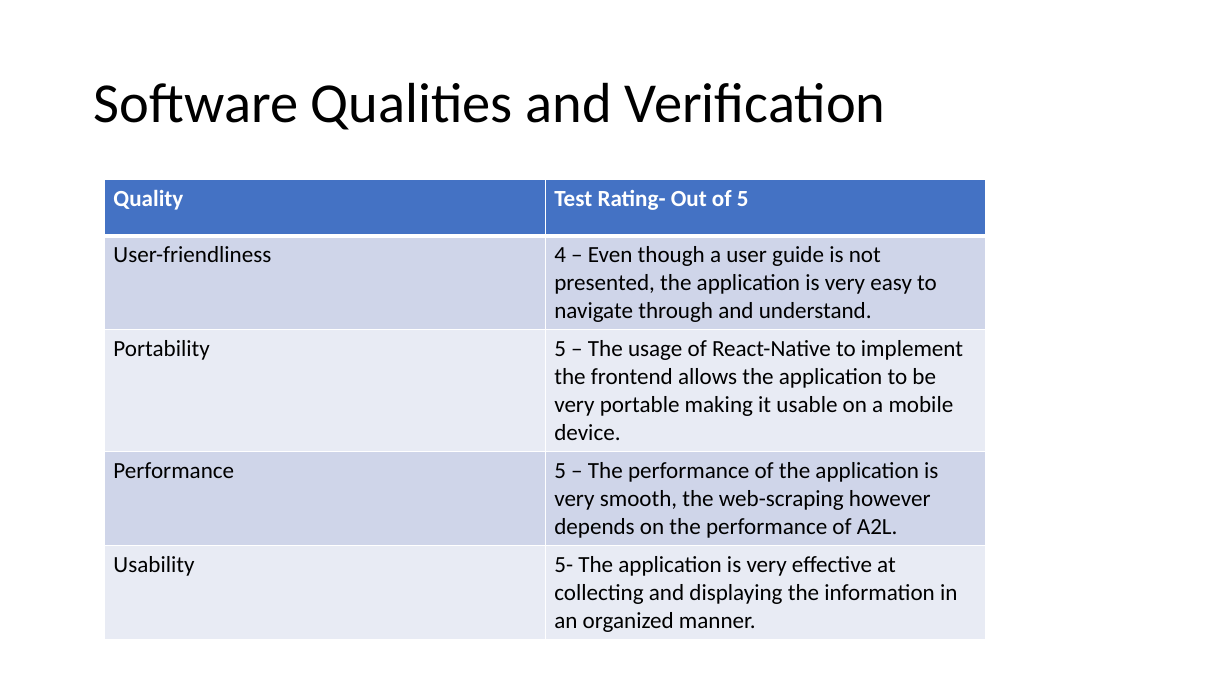
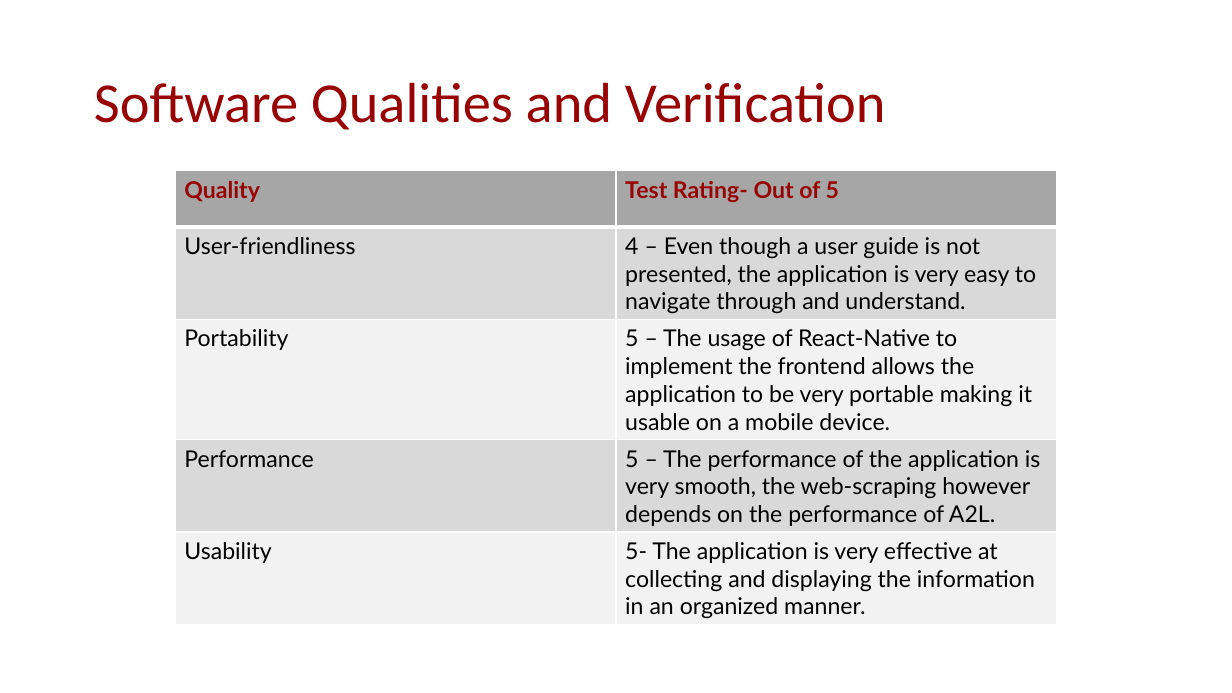
Before and after one commit to mehtaj8/Euneva, a slide deck: slide 5 of Doc/FinalPresentation/FinalPresentation.pptx. Drawn at 1232x693 pixels with LibreOffice and Linux fonts; fonts in the diff are those of the drawing. Boxes give left, top, right and bottom in pixels: in the first picture for what was removed or moved away, otherwise in the second. Text is boxed around its words. In the diff, an @@ line names an element or a change of style, - is before the commit and + after.

Commit message:
update final presentation styling

```diff
--- a/Doc/FinalPresentation/FinalPresentation.pptx
+++ b/Doc/FinalPresentation/FinalPresentation.pptx
@@ title "Software Qualities and Verification" at (94,82,886,130): text colour #000000 to #980404 @@
@@ table at (176,171,1057,625) @@
@@ fill #4472C4 to #A6A6A6 in row 1 @@
@@ fill #CFD5EA to #D9D9D9 in 4 cells @@
@@ fill #E9EBF5 to #F2F2F2 in 4 cells @@
@@ font Calibri to Lato @@
@@ text colour #FFFFFF to #980404 in "Quality", "Test Rating- Out of 5" @@
@@ table: place and size @@
-table at (104,179,986,636)
+table at (176,171,1057,625)
```
Also in this commit, not shown: 5 other slides changed, 1 slide added, 1 slide removed.
